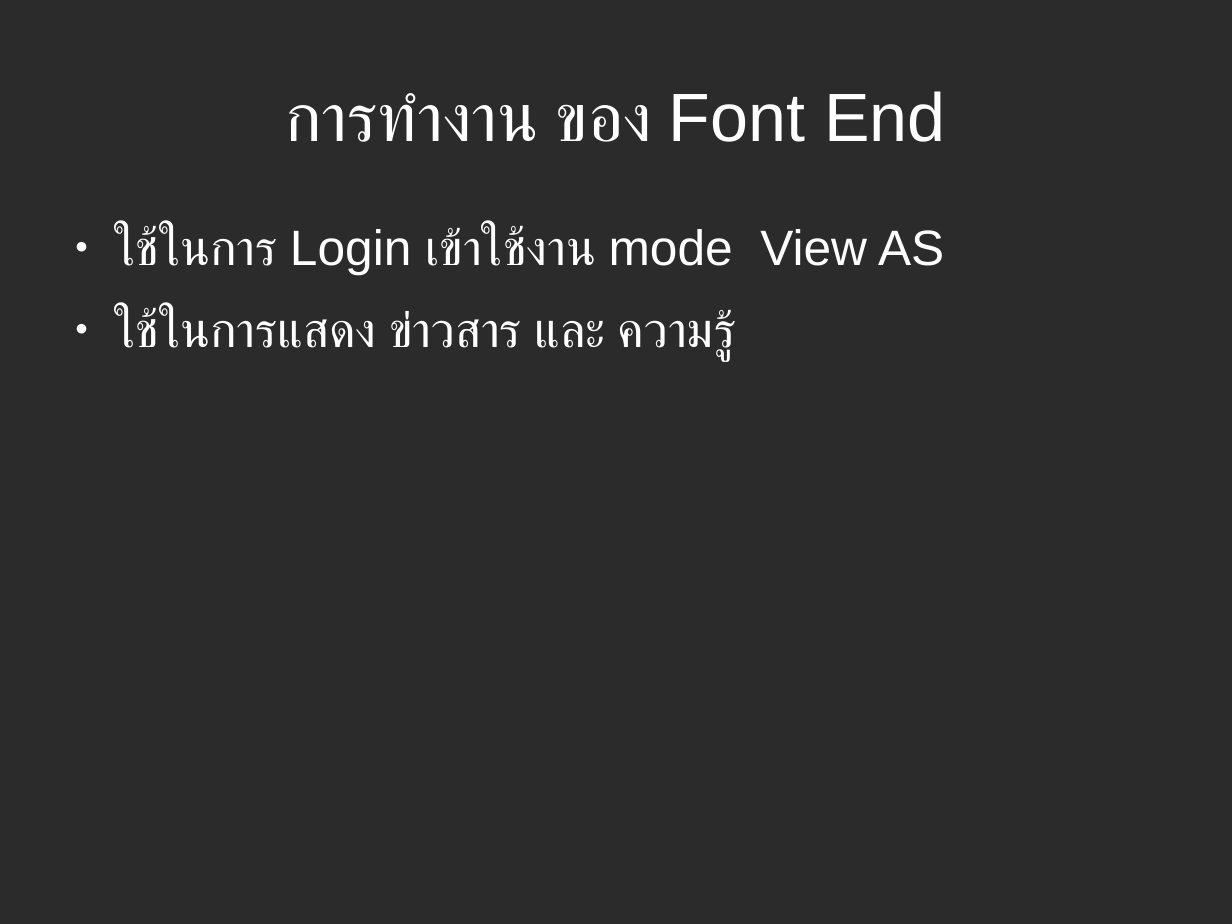
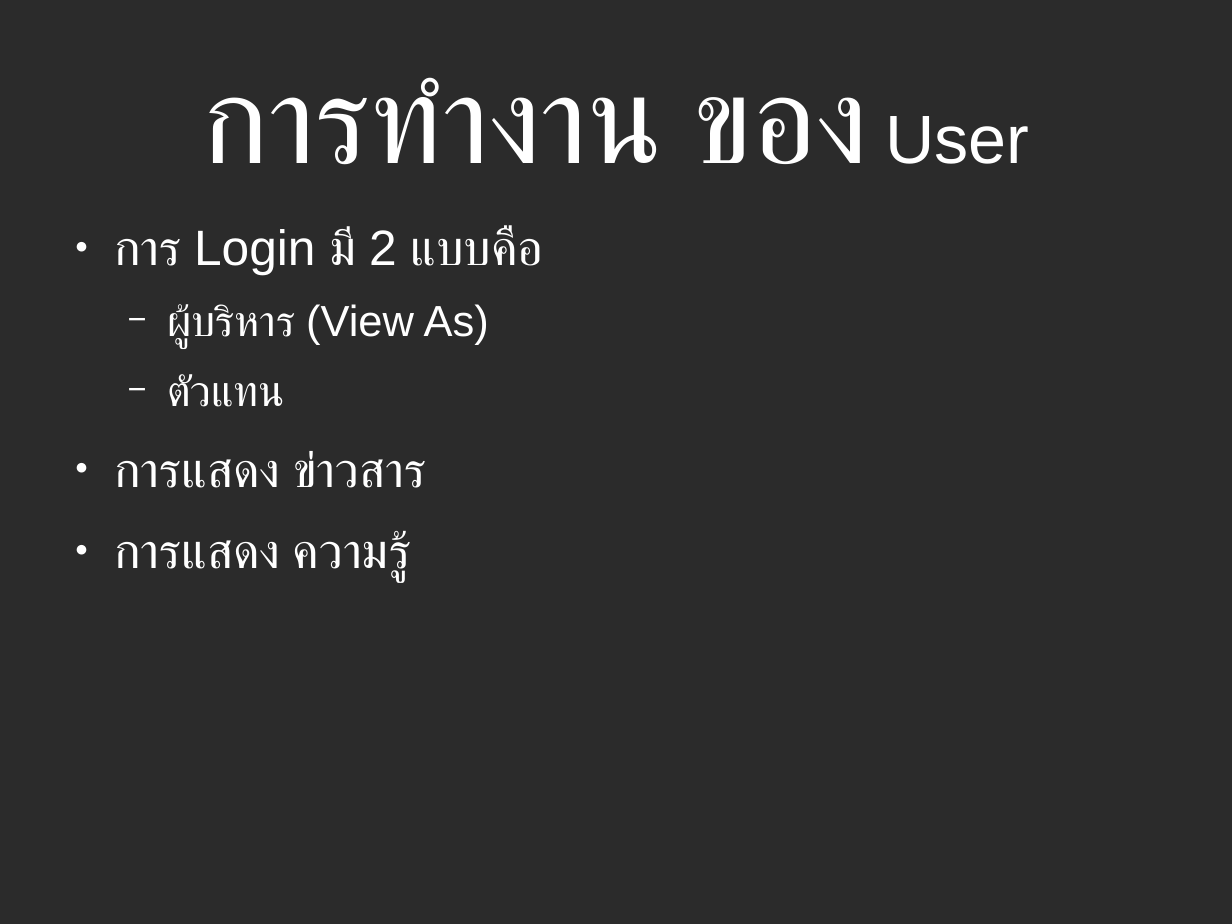
Before and after one commit to bible666/my_app, a slide deck: slide 8 of Ocean/transfer_news_to_support.odp. Drawn at 1232x924 pixels with LibreOffice and Linux fonts; fonts in the diff are those of the drawing; background and template pictures are left out; a plain dark background stands for a picture behind light text. Boxes give left, top, right and bottom in pixels: in the first picture for what was removed or moved away, otherwise in the second. Text is boxed around its words. In the diff, an @@ line names an element or a change of style, - is before the commit and + after.

```diff
--- a/Ocean/transfer_news_to_support.odp
+++ b/Ocean/transfer_news_to_support.odp
@@ title at bbox=[202, 77, 1029, 165]: text changed; size 44 to 80 pt @@
-การทำงาน ของ Font End
+การทำงาน ของ User
@@ text at bbox=[114, 227, 543, 582]: text changed @@
-● ใช้ในการ Login เข้าใช้งาน mode View AS
-● ใช้ในการแสดง ข่าวสาร และ ความรู้
+● การ Login มี 2 แบบคือ
+  − ผู้บริหาร (View As)
+  − ตัวแทน
+● การแสดง ข่าวสาร
+● การแสดง ความรู้
```
Also in this commit, not shown: 8 other slides changed, 2 slides added.
